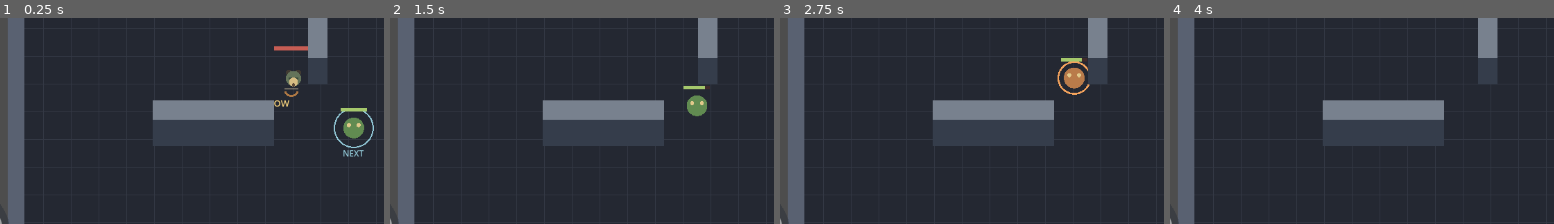
Above: before the commit, frames 1-4 (left to right).
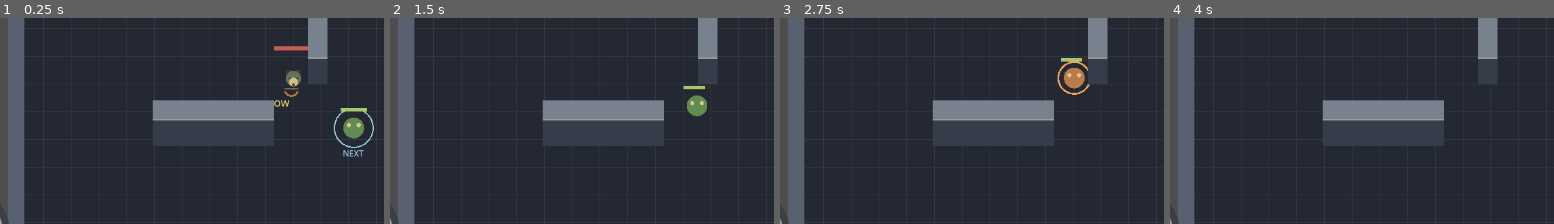
Above: after the commit, the same moments.

Repository: Jonty303/Project-Gauntlands
Game: Godot game, scene res://scenes/main.tscn
The game is run twice, just before and just after one commit, with the same random seed, the same clock (stepped at 60 frames per second) and the same inputs.
Inputs (mouse positions are % of the whole screen's width and height, from its top left):
- Up to frame 1 (0.25 s): no input
- Up to frame 2 (1.5 s): tap Enter (ui_accept) at 0.5 s; drag from (7, 87) to (61, 25) at 0.52 s; drag from (94, 88) to (45, 71) at 1.27 s
- Up to frame 3 (2.75 s): move the mouse to (61, 25) at 2.02 s; hold D (move_right) from 2.03 s (still down); tap Q (target_previous) at 2.1 s
- Up to frame 4 (4 s): release D (move_right) at 2.75 s; tap Enter (ui_accept) at 2.75, 3.5, 3.77 s; drag from (45, 71) to (19, 32) at 2.77 s; move the mouse to (81, 65) at 3.52 s; hold A (move_left) from 3.53 s (still down); hold Space (attack) from 3.53 s (still down)
The pictures show only the part of the screen within x 12-62%, y 34-84%; the shares and areas given below are measured in that part.

The runs differ from the first frame. In frame 1, 0.3% of the frame differs, in the area x 39-86%, y 19-50%; in frame 2, 0.3%; in frame 3, 0.3%; in frame 4, 0.3%.

Commit message:
Improve raised wall edge

Diff:
--- a/scripts/raised_wall.gd
+++ b/scripts/raised_wall.gd
@@ -14,3 +14,4 @@
         Vector2(right, -HEIGHT), Vector2(left, -HEIGHT)
     ]), FACE)
     draw_rect(Rect2(Vector2(left, back - HEIGHT), wall_size), TOP)
+    draw_line(Vector2(left, -HEIGHT), Vector2(right, -HEIGHT), Color("#9b9e9b"), 2.0)
